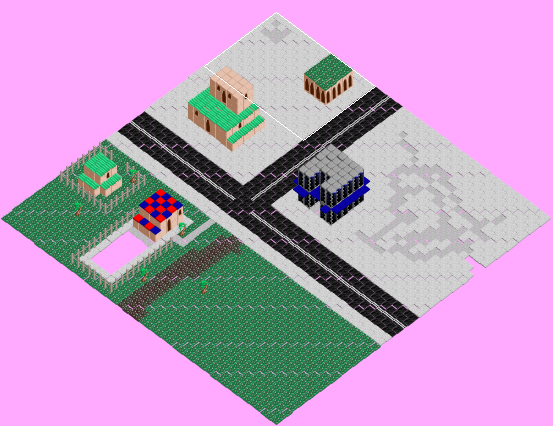
Two versions of a level (Tiled map, example/maps/street.tmx). Above: a wide view before the commit, with the close-up outlined.
Close-up. Before the commit:
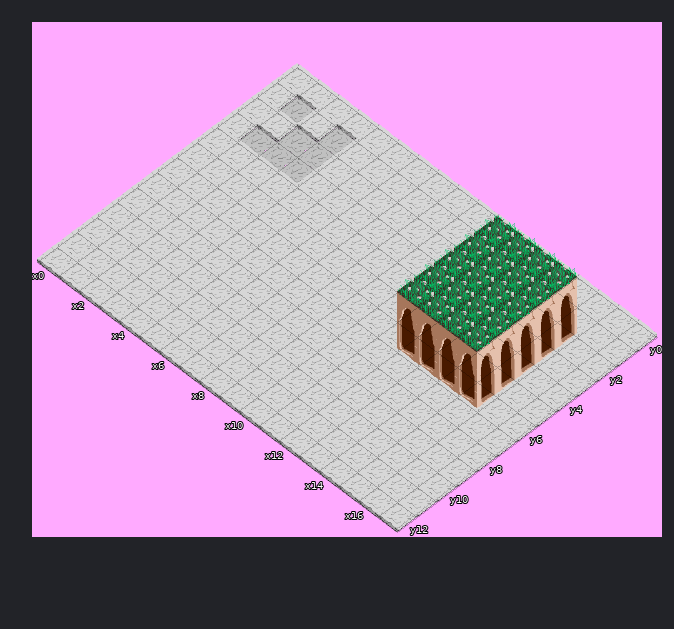
Cells are 64x48 px. Isometric: x runs down to the right, y down to the left. Shown: x 0..17, y 0..12. The commit also changed other parts of the map, which this record leaves out. Tiles whose own drawing changed are shown in their newer look in all pictures. Layer "varergveragver" is drawn 0,-96 px off the grid.
Once edited:
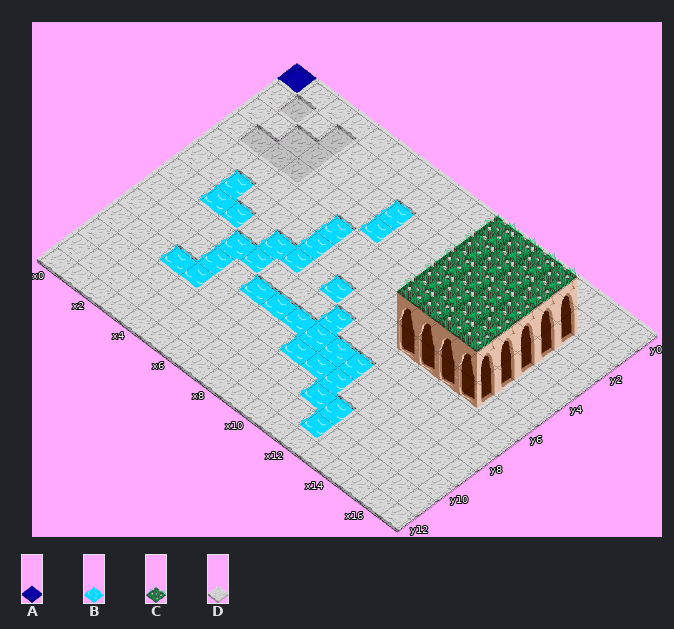
Key: from "tileset": A 1, B 2, C 8, D 14.
_ is an empty cell, . an unchanged one.
Tiles of an added or newly shown layer are drawn over the layers below it.
Edits made:
--- layer "hello"
@@ x 0..0 @@
- 0 D
+ 0 A
@@ x 2..12 @@
- 2 .....D.....
- 3 .....D.....
- 4 ....D......
- 5 D...D......
- 6 DD.DD.D....
- 7 ..DD...D...
- 8 ..D.DDDDDD.
- 9 .DD....DDD.
-10 .........DD
-11 ..........D
+ 2 .....B.....
+ 3 .....B.....
+ 4 ....B......
+ 5 B...B......
+ 6 BB.BB.B....
+ 7 ..BB...B...
+ 8 ..B.BBBBBB.
+ 9 .BB....BBB.
+10 .........BB
+11 ..........B
--- layer "ergvreg"
@@ x 10..10 @@
- 4 C
+ 4 _
--- layer "varergveragver" (added)
@@ x 12..12 @@
- 6 _
+ 6 C
Where, in picture pixels (left, top, right, bottom), the same in both close-ups:
changed: (277, 63, 317, 93)
changed: (157, 169, 417, 438)
